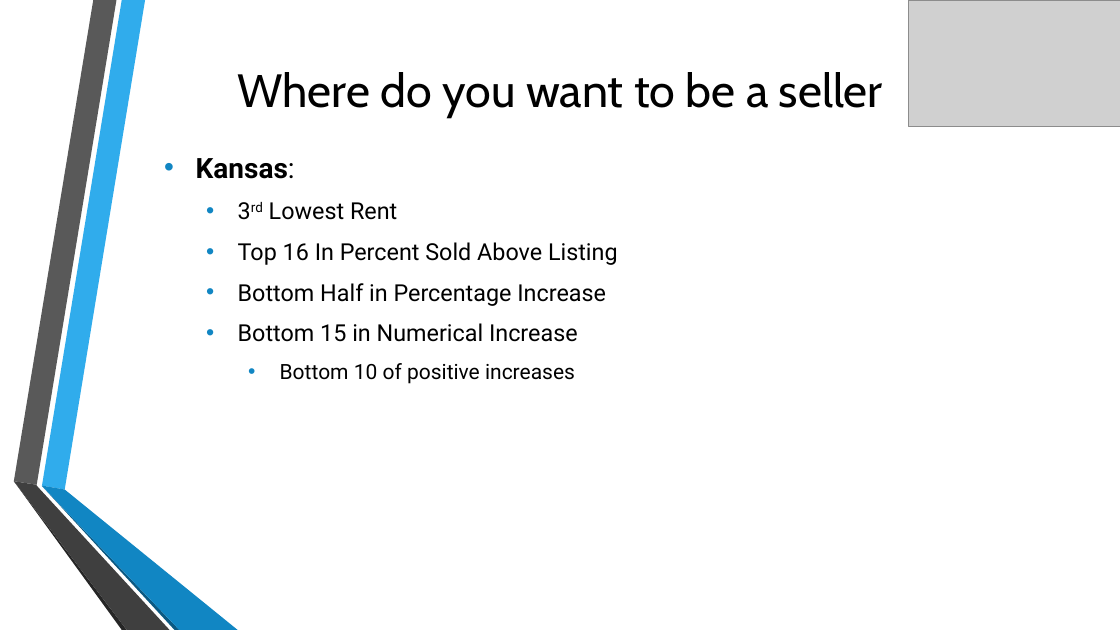
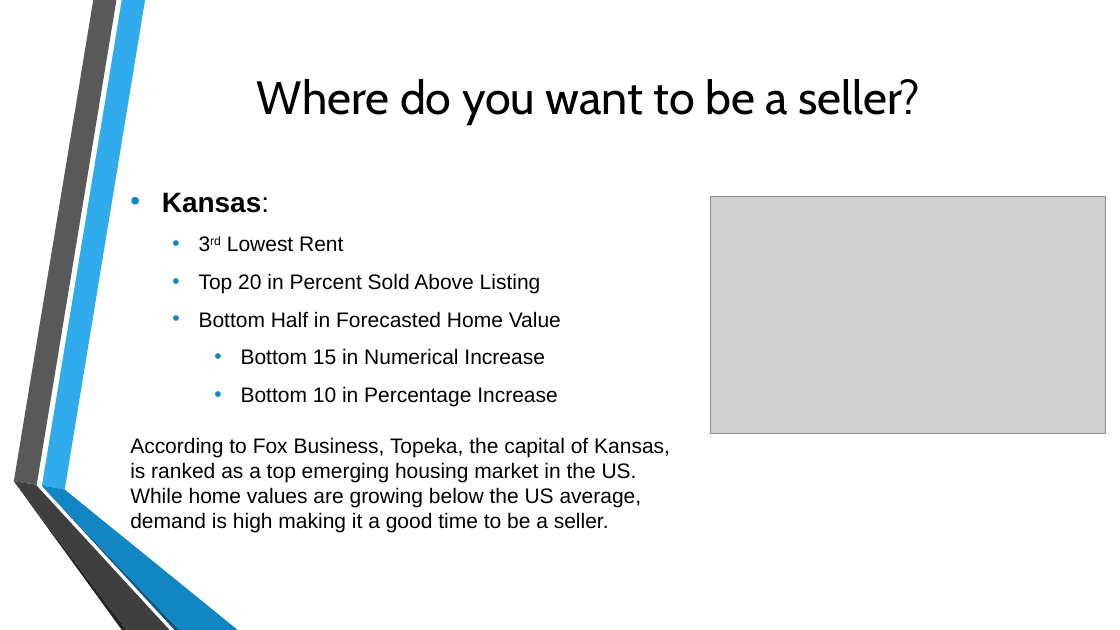
Before and after one commit to josephlomas/Project1_GroupRepo, a slide deck: slide 19 of Real Estate EDA.pptx. Drawn at 1120x630 pixels with LibreOffice and Linux fonts; fonts in the diff are those of the drawing; grey boxes stand for pictures. Boxes give left, top, right and bottom in pixels: in the first picture for what was removed or moved away, otherwise in the second. Text is boxed around its words. In the diff, an @@ line names an element or a change of style, - is before the commit and + after.

```diff
--- a/Real Estate EDA.pptx
+++ b/Real Estate EDA.pptx
@@ title at [257, 79, 920, 126]: text changed @@
-Where do you want to be a seller
+Where do you want to be a seller?
@@ text "Kansas:": place and size @@
-text "Kansas:" at [238, 202, 618, 384]
+text "Kansas:" at [130, 192, 670, 533]
@@ text "Kansas:" at [130, 192, 670, 533]: vertical alignment middle to top @@
@@ text at [162, 192, 544, 365]: font Roboto to Arial in "Kansas:", "3rd Lowest Rent", "Bottom 15 in Numerical Increase"; size 20 to 18 pt in "3rd Lowest Rent", "Bottom 15 in Numerical Increase"; indent changed; line spacing 1 to 1.5; less space between paragraphs; list level 2 to 3 in "Bottom 15 in Numerical Increase" @@
@@ picture: place and size @@
-picture at [909, 0, 1120, 127]
+picture at [710, 197, 1106, 434]
@@ text at [199, 273, 561, 328]: text changed; size 20 to 18 pt; font Roboto to Arial @@
-  • Top 16 In Percent Sold Above Listing
-  • Bottom Half in Percentage Increase
+  • Top 20 in Percent Sold Above Listing
+  • Bottom Half in Forecasted Home Value
@@ text at [130, 386, 670, 533]: text changed; font Roboto to Arial @@
-    • Bottom 10 of positive increases
+    • Bottom 10 in Percentage Increase
+According to Fox Business, Topeka, the capital of Kansas, is ranked as a top emerging housing market in the US. While home values are growing below the US average, demand is high making it a good time to be a seller.
```
Also in this commit, not shown: 10 other slides changed, 3 slides added, 3 slides removed, 1 other file.
